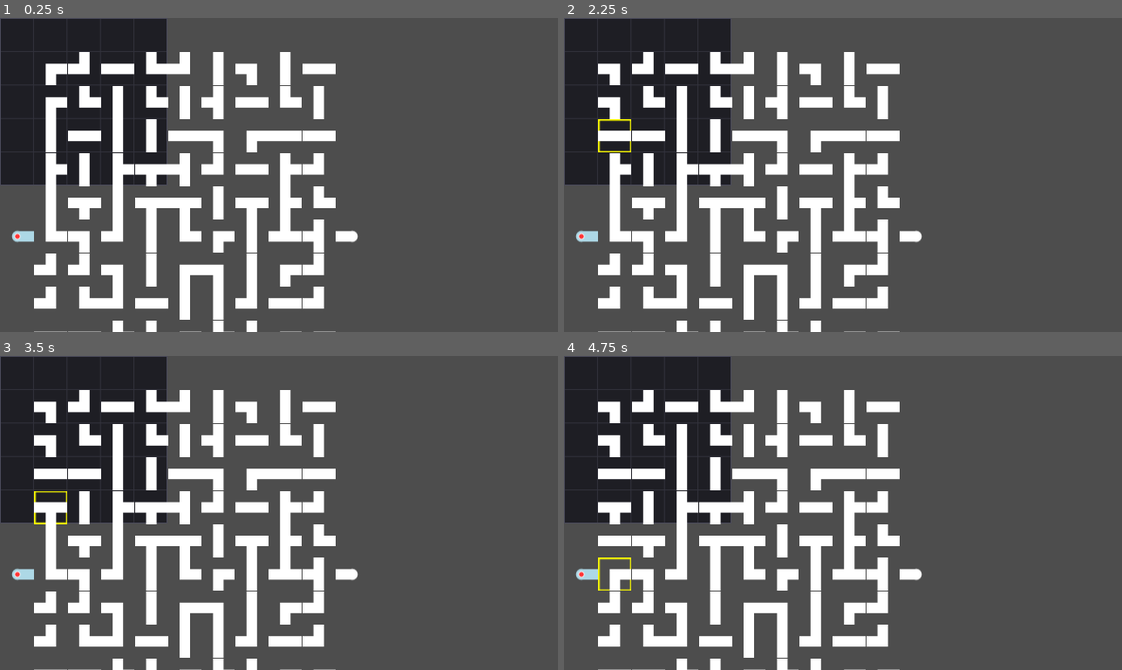
Above: before the commit, frames 1-4 (two rows, left to right).
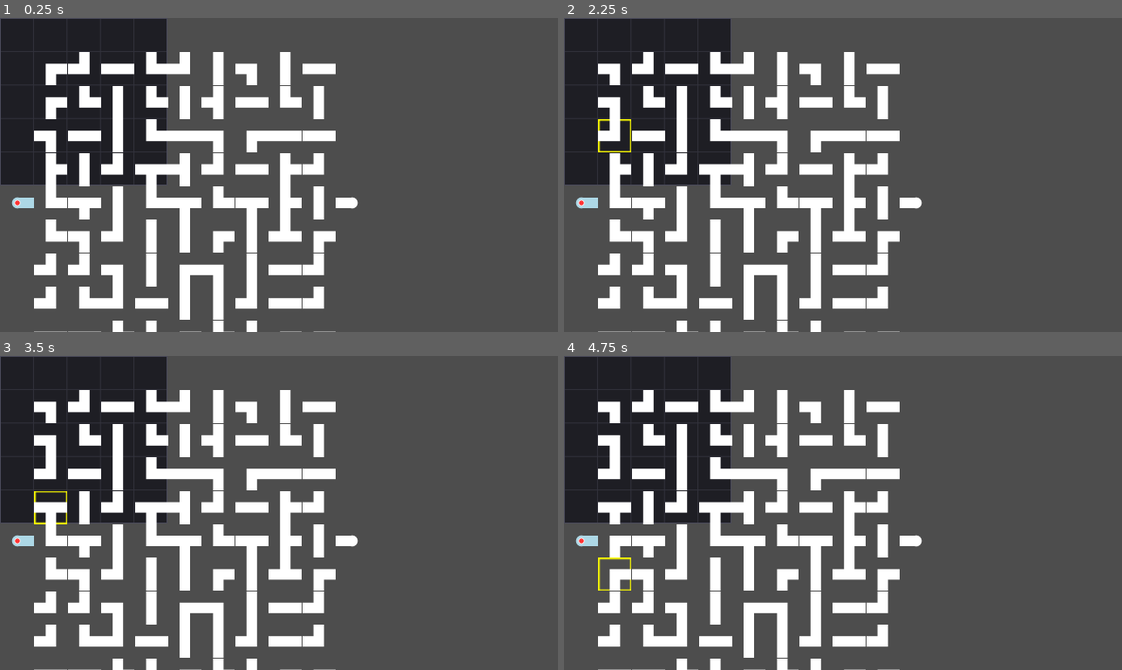
Above: after the commit, the same moments.

Repository: RedBlueCarrots/GMTK-2026
Game: Godot game, scene res://Scenes/pipe_minigame.tscn
Same seed, same stepped clock (60 frames per second), same inputs: the game is played once before the commit and once after it. This scene is started directly instead of the project's main scene.
Inputs (mouse positions are in pixels of both pictures, inside the frame that each line leads up to):
- Up to frame 1 (0.25 s): no input
- Up to frame 2 (2.25 s): tap Enter at 0.5, 2 s; move the mouse to (614, 68) at 0.52 s; click (614, 68) at 0.67 s; tap Space at 1.25 s; move the mouse to (614, 102) at 1.27 s; click (614, 102) at 1.42 s; move the mouse to (614, 137) at 2.02 s; click (614, 137) at 2.17 s
- Up to frame 3 (3.5 s): tap Space at 2.75 s; move the mouse to (50, 506) at 2.77 s; click (50, 506) at 2.92 s
- Up to frame 4 (4.75 s): tap Enter at 3.5 s; move the mouse to (614, 541) at 3.52 s; click (614, 541) at 3.67 s; tap Space at 4.25 s; move the mouse to (614, 575) at 4.27 s; click (614, 575) at 4.42 s

The runs differ from the first frame. In frame 1, 2.2% of the frame differs, in the area x 2-65%, y 32-86%; in frame 2, 2.2%; in frame 3, 2.2%; in frame 4, 2.2%.

Commit message:
fix sink related bugs and update sink and source position to be at the center row

Diff:
--- a/Scenes/pipe_minigame.gd
+++ b/Scenes/pipe_minigame.gd
@@ -13,9 +13,9 @@
 
 # configs
 var cell_size: float = 38.4
-var source_position: Vector2i = Vector2i(0, ceil((board_size.y as float)/2))
+var source_position: Vector2i = Vector2i(0, floor((board_size.y as float)/2))
 var source_direction: Vector2i = Vector2i.RIGHT
-var sink_position: Vector2i = Vector2i(board_size.x-1, ceil((board_size.y as float)/2))
+var sink_position: Vector2i = Vector2i(board_size.x-1, floor((board_size.y as float)/2))
 var sink_direction: Vector2i = Vector2i.LEFT
 
 # states
@@ -195,13 +195,10 @@
 				continue
 
 			var next_cell: Vector2i = cell + dir_int
-			if not _in_bounds(next_cell) or next_cell != sink_position:
+			if (not _in_bounds(next_cell) and next_cell != sink_position) or next_cell in visited:
 				continue
 
 			var next: PipePiece = grid[next_cell.x][next_cell.y]
-			if next in visited:
-				continue
-
 			var reciprocal: Vector2 = Vector2(-dir_int.x, -dir_int.y)
 			if next.has_connection(reciprocal):
 				stack.append(next)
@@ -213,7 +210,8 @@
 
 	var sink = grid[sink_position.x][sink_position.y]
 
-	if sink.connected == true:
+	if sink_position in visited:
+		sink.connected = true
 		_lock_all_pipes()
 		finish()
 
